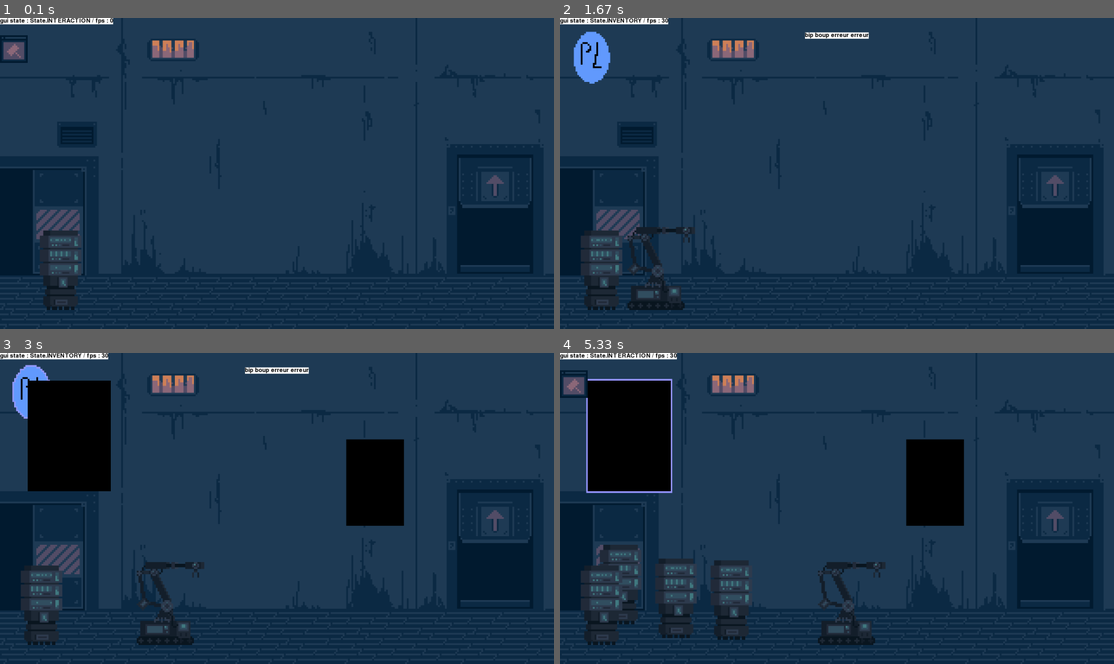
Above: before the commit, frames 1-4 (two rows, left to right).
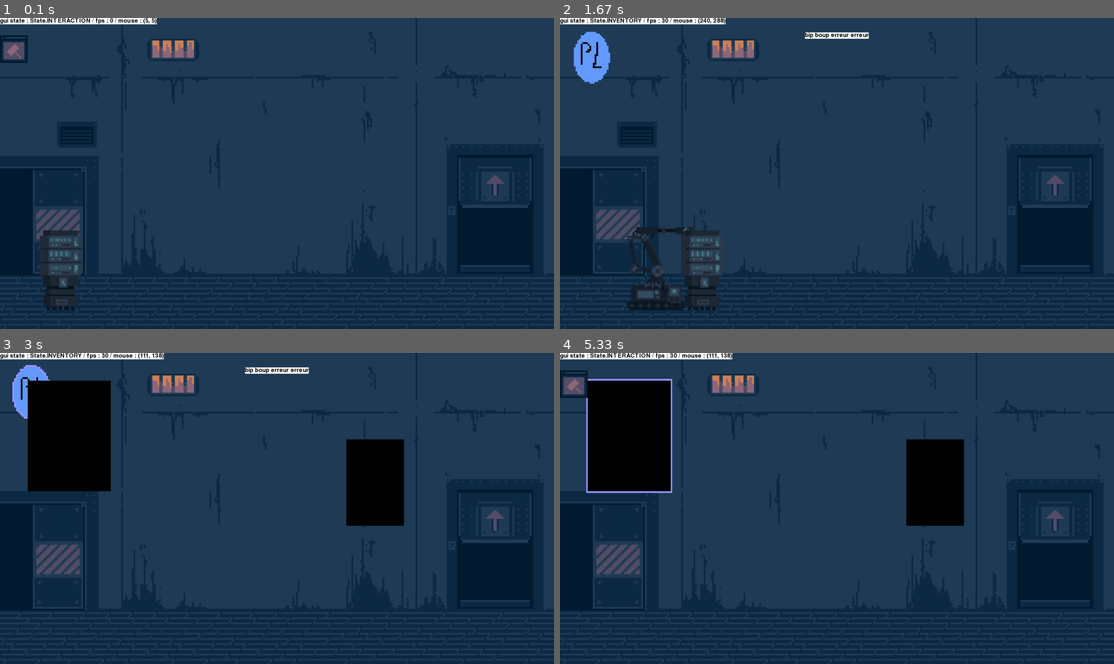
Above: after the commit, the same moments.

Repository: PouchyCorp/TrophNSI
Game: pygame game, started from sources/main.py
Two runs of this game, one before a commit and one after it. Both use one fixed random seed, a clock stepped at 60 frames per second and the inputs below.
Inputs (mouse positions are in pixels of both pictures, inside the frame that each line leads up to):
- Up to frame 1 (0.1 s): no input
- Up to frame 2 (1.67 s): tap N at 0.33 s; hold Up 0.67-1.13 s; move the mouse to (1014, 164) at 0.7 s; tap Space at 0.73, 1.03, 1.57 s; tap B at 0.82 s; click (626, 101) at 1.22 s; hold Down from 1.5 s (still down)
- Up to frame 3 (3 s): release Down at 1.8 s; click (33, 393) at 1.88 s; hold Up 2.17-2.53 s; tap Space at 2.23, 2.63 s; hold Down 2.57-2.93 s; hold Up from 2.97 s (still down)
- Up to frame 4 (5.33 s): tap Space at 3.03, 3.37, 3.7, 4.1, 4.5, 4.83, 5.17 s; tap B at 3.12, 4.18, 5.25 s; release Up at 3.27 s; hold Down 3.3-3.6 s; hold Up 3.63-4 s; hold Down 4.03-4.4 s; hold Up 4.43-4.73 s; hold Down 4.77-5.07 s; hold Up from 5.1 s (still down)

The runs differ from the first frame. In frame 1, 0.2% of the frame differs, in the area x 20-29%, y 0-3%; in frame 2, 2.4%; in frame 3, 2.5%; in frame 4, 4.8%, in the area x 3-59%, y 0-94%.

Commit message:
bot pathfinding

Diff:
--- a/sources/main.py
+++ b/sources/main.py
@@ -183,7 +183,7 @@
         #cntr = time.time()
 
         #fps counter / state debug
-        WIN.blit(Popup(f'gui state : {gui_state} / fps : {round(CLOCK.get_fps())}').text_surf,(0,0))
+        WIN.blit(Popup(f'gui state : {gui_state} / fps : {round(CLOCK.get_fps())} / mouse : {mouse_pos.xy}').text_surf,(0,0))
 
         inventory.draw(WIN, mouse_pos, gui_state == State.INVENTORY)
         #use blits because more performant
@@ -200,9 +200,9 @@
         #temporary test
         #WIN.blit(sprite.ROUNDED_WINDOW_TEST, (500, 500))
 
-        hivemind.order_bots()
-        hivemind.update_bot_orders()
-        hivemind.draw(WIN)
+        hivemind.order_inline_bots()
+        hivemind.update_bots_ai()
+        hivemind.draw(WIN, current_room_num=current_room.num)
 
         #drawed last
         render_popups()
--- a/sources/objects/bot.py
+++ b/sources/objects/bot.py
@@ -36,19 +36,19 @@
     def free_last_bot(self):
         if type(self.inline_bots[-1]) == Bot:
             self.inline_bots[-1].is_inline == False
-            self.inline_bots[-1].target_coord = Coord(1,(0,0))
+            self.inline_bots[-1].target_coord = Coord(2,(0,0))
             self.liberated_bots.append(self.inline_bots[-1])
             self.inline_bots[-1] = 'empty'
 
 
-    def update_bot_orders(self):
+    def update_bots_ai(self):
         for bot in [bot for bot in self.inline_bots if type(bot) == Bot]:
             bot.logic()
 
         for bot in self.liberated_bots:
             bot.logic()
 
-    def order_bots(self):
+    def order_inline_bots(self):
         #print(self.bots)
         for i in range(len(self.inline_bots)-1):
             if type(self.inline_bots[i]) == Bot and type(self.inline_bots[i+1]) != Bot:
@@ -56,14 +56,15 @@
                 self.inline_bots[i].target_coord.x = self.x_lookup_table[i+1]+randint(-100,100)
                 self.inline_bots[i], self.inline_bots[i+1] = self.inline_bots[i+1], self.inline_bots[i]
 
-    def draw(self, win : Surface):
+    def draw(self, win : Surface, current_room_num : int):
         #list of background bots
         list_of_bots = [bot for bot in self.inline_bots if type(bot) == Bot] + self.liberated_bots
         sorted_bots = self.sorted_bot_by_y(list_of_bots)
 
         #draw bots in background first
         for bot in sorted_bots:
-            bot.draw(win)
+            if bot.coord.room_num == current_room_num:
+                bot.draw(win)
 
     def sorted_bot_by_y(self, bots : list):
         sorted_bots : list[Bot] = bots
@@ -89,6 +90,8 @@
         self.move_dir = "RIGHT"
         self.sprite = choice([sprite.P4,sprite.P5])
 
+        self.door_x = 1716
+
     def logic(self):
         '''finite state machine (FSM) implementation for bot ai'''
         match self.state, self.is_inline:
@@ -100,7 +103,7 @@
                 if self.coord.x == self.target_coord.x:
                     self.state = Bot_states.IDLE
 
-                self.move_to(self.target_coord.x)
+                self.move_to(self.target_coord.copy())
                 #print(f'walking to x = {self.target_coord.x}')
 
             case Bot_states.IDLE, False:
@@ -111,7 +114,7 @@
                 if self.coord.x == self.target_coord.x:
                     self.state = Bot_states.IDLE
 
-                self.move_to(self.target_coord.x)
+                self.move_to(self.target_coord.copy())
                 #print(f'walking to x = {self.target_coord.x}')
 
             case _:
@@ -120,16 +123,28 @@
     def wait_inline(self, other_bots_inline : list):
         pass
 
-    def move_to(self, target_x):
-        target_x -= target_x%6
-        assert target_x%6 == 0, "destination not pixel-perfect"
+    def move_to(self, target : Coord):
+        target.x -= target.x%6
+        assert target.x%6 == 0, "destination not pixel-perfect"
+
+        #change floor
+        if self.coord.room_num < target.room_num:
+            if self.coord.x == self.door_x:
+                self.coord.room_num += 1
+            else:
+                target.x = self.door_x
+        elif self.coord.room_num > target.room_num:
+            if self.coord.x == self.door_x:
+                self.coord.room_num -= 1
+            else:
+                target.x = self.door_x
 
         if self.__move_cntr >= 0:
-            if self.coord.x < target_x:
+            if self.coord.x < target.x:
                 self.move_dir = "RIGHT"
                 self.coord.x += 6
 
-            elif self.coord.x > target_x:
+            elif self.coord.x > target.x:
                 self.move_dir = "LEFT"
                 self.coord.x -= 6
 
